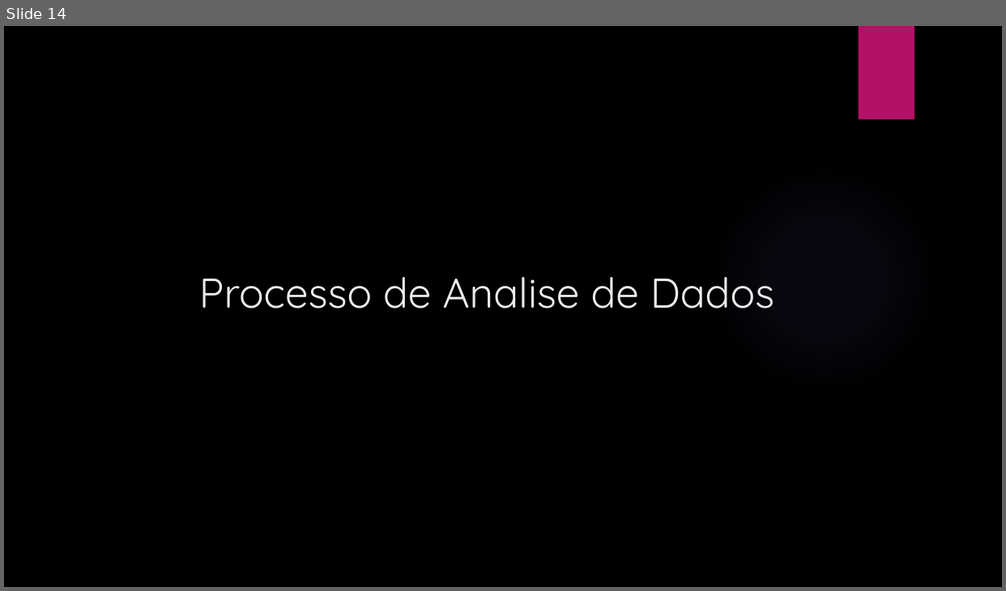
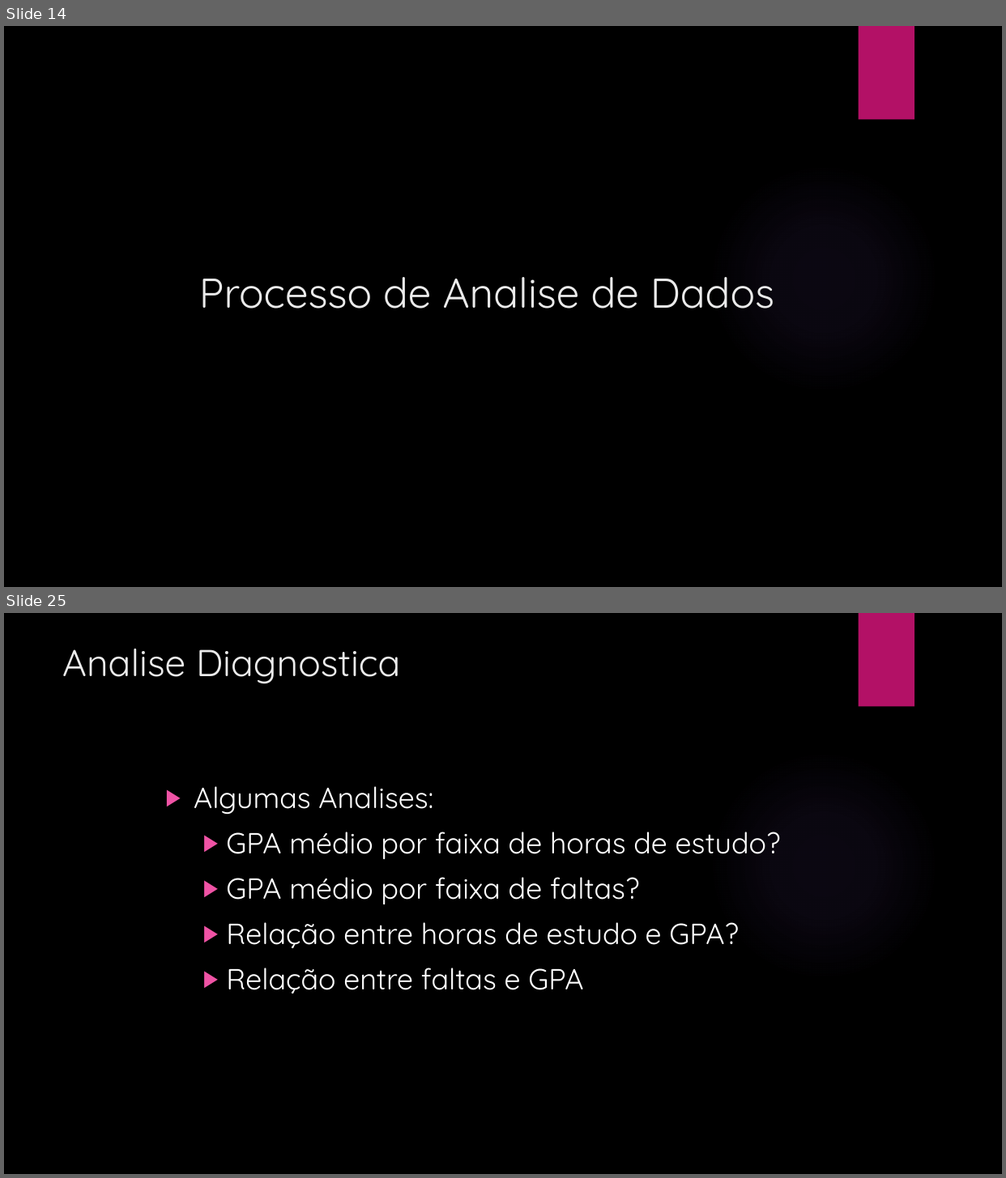
Before and after one commit to elvitin/students_perfomance_topicos_i, a slide deck: docs/Apresentacaotopicos.pptx. Shown one above the other, each under a label of ours: slide 14 before the commit, slides 14 and 25 after it; the slides between them are not shown. The pictures are 1006x591 and 1006x1178 pixels, drawn with LibreOffice and Linux fonts; fonts in the diff are those of the drawing; background and template pictures are left out. Boxes give left, top, right and bottom in pixels: in the first picture for what was removed or moved away, otherwise in the second. Text is boxed around its words. In the diff, an @@ line names an element or a change of style, - is before the commit and + after.

```diff
--- a/docs/Apresentacaotopicos.pptx
+++ b/docs/Apresentacaotopicos.pptx
@@ slide 25 added at <box>4,613,1002,1174</box>, background picture (left out); not listed: 2 template elements that a slide beside it also shows @@
@@ title added at <box>62,649,400,684</box>, 36 pt, text #EBEBEB @@
+Analise Diagnostica
@@ text added at <box>194,786,781,994</box>, 28 pt, text #FFFFFF @@
+▶ Algumas Analises:
+  ▶ GPA médio por faixa de horas de estudo?
+  ▶ GPA médio por faixa de faltas?
+  ▶ Relação entre horas de estudo e GPA?
+  ▶ Relação entre faltas e GPA
```
Also in this commit, not shown: 2 slides changed, 21 other slides added, 4 slides removed, 4 other files.
